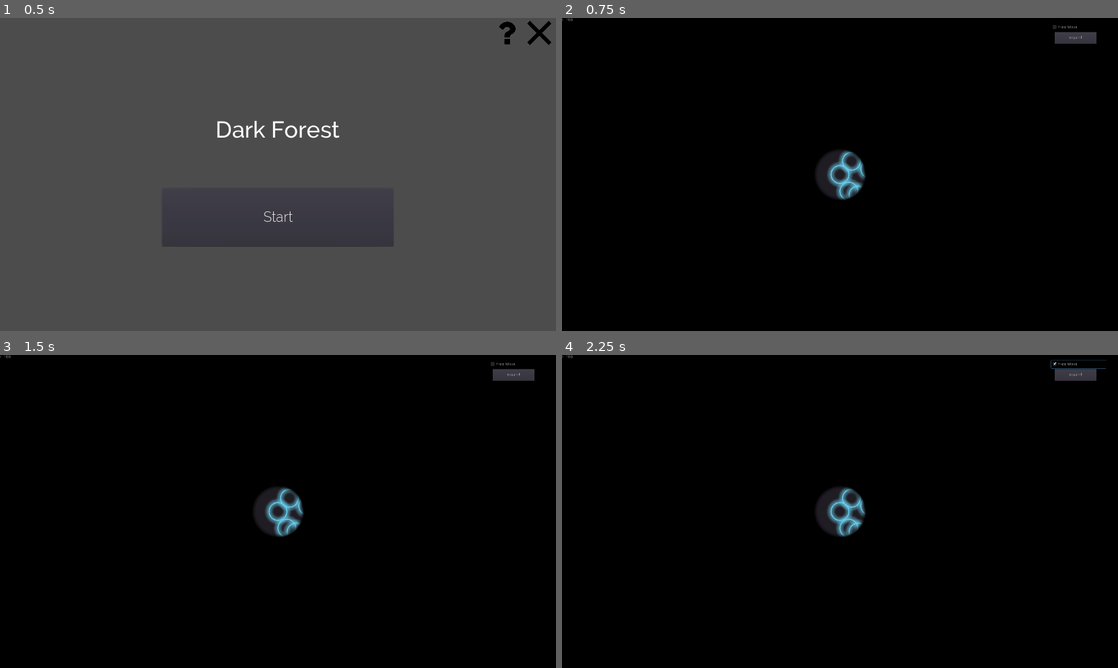
Above: before the commit, frames 1-4 (two rows, left to right).
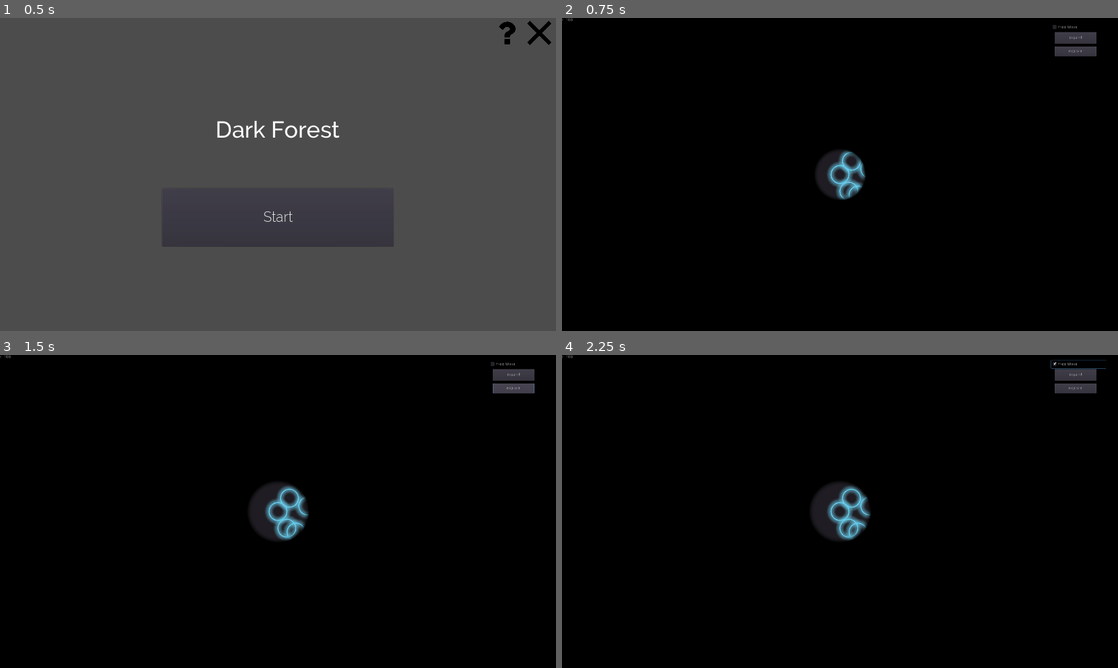
Above: after the commit, the same moments.

Repository: WeLoveGodot/GameOff2019
Game: Godot game, scene res://scene/Menu.tscn
The game is run twice, just before and just after one commit, with the same random seed, the same clock (stepped at 60 frames per second) and the same inputs.
Inputs (mouse positions are in pixels of both pictures, inside the frame that each line leads up to):
- Up to frame 1 (0.5 s): no input
- Up to frame 2 (0.75 s): click "Start" at 0.5 s
- Up to frame 3 (1.5 s): click (511, 389) at 1.25 s, where only the run after the commit has a clickable "explore"
- Up to frame 4 (2.25 s): click "Free Move" at 2 s

Frame 1 is identical in both runs. In frame 2, 0.2% of the frame differs, in the area x 88-97%, y 9-13%; in frame 3, 0.7%, in the area x 44-97%, y 9-60%; in frame 4, 0.7%.

Commit message:
feat(skill): add explore
赞美自己

Diff:
--- a/Global.gd
+++ b/Global.gd
@@ -77,11 +77,25 @@
 
 # 支持额外参数，一个dict，比如探索之类的用户输入可以从ui层, 或ai传入
 func explore_effect(planet, game, extra_param):
-  # var use_select_pos = extra_param.pos
-  pass
+	# user input from extra_param
+	var pos = extra_param.pos
+	var r = explore_r(planet)
+	var speed = explore_speed(planet)
+	if planet.is_me:
+		game.add_explore(r, speed, pos)
 
 func attack_effect(planet, game, extra_param):
-  pass
+	pass
+
+## special
+
+func explore_r(planet):
+	#TODO: game logic
+	return 120.0
+
+# 单位 距离 / 秒
+func explore_speed(planet):
+	return 100.0
 
 enum ESkill {
   ACC,
@@ -106,7 +120,7 @@
     name = "Explore",
     cost = funcref(self, "explore_cost"),
     distance = funcref(self, "explore_distance"),
-    effect = funcref(self, "explore_effect"),
+		effect = funcref(self, "explore_effect"),
   },
   ESkill.ATK : {
     name = "Attack",
--- a/scene/DebugUI.gd
+++ b/scene/DebugUI.gd
@@ -31,3 +31,13 @@
 
 func _on_ExpdButton_pressed():
 	game.get_node("Skill").use_skill(game.me, Global.ESkill.EXPD, null)
+
+
+func _on_ExprButton_pressed():
+	game.get_node("Skill").use_skill(
+		game.me,
+		Global.ESkill.EXPR,
+		{
+			pos = Vector2(500, 600)
+		}
+	)
--- /dev/null
+++ b/scene/Explore.gd
@@ -0,0 +1,28 @@
+extends Node2D
+
+var r = 0
+var target: Vector2
+var speed: float
+
+func _ready():
+  pass # Replace with function body.
+
+func launch(r, speed, start: Vector2, target: Vector2):
+  self.r = r
+  self.target = target
+  self.speed = speed
+  var t = $Tween
+  var dis = start.distance_to(target)
+  print("dis = ", dis)
+  var duration = dis / speed
+  t.interpolate_property(self, "position", start, target, duration, Tween.TRANS_LINEAR, Tween.TRANS_LINEAR)
+  t.interpolate_callback(self, duration, "on_reach")
+  t.start()
+
+func on_reach():
+  print("reach")
+  get_parent().remove_child(self)
+
+func _process(delta):
+  # print(self.position)
+  pass
--- /dev/null
+++ b/scene/Explore.tscn
@@ -0,0 +1,8 @@
+[gd_scene load_steps=2 format=2]
+
+[ext_resource path="res://scene/Explore.gd" type="Script" id=1]
+
+[node name="Explore" type="Node2D"]
+script = ExtResource( 1 )
+
+[node name="Tween" type="Tween" parent="."]
--- /dev/null
+++ b/scene/Explores.gd
@@ -0,0 +1,15 @@
+extends Node2D
+
+var Explore = preload("res://scene/Explore.tscn")
+
+func _ready():
+	pass # Replace with function body.
+
+func add_explore(r, speed, start: Vector2, target: Vector2):
+	var expr = Explore.instance()
+	expr.launch(r, speed, start, target)
+	add_child(expr)
+
+# Called every frame. 'delta' is the elapsed time since the previous frame.
+#func _process(delta):
+#	pass
--- a/scene/Game.gd
+++ b/scene/Game.gd
@@ -46,6 +46,9 @@
   me.is_me = true
   print("got me", me.position, me.field_radius)
 
+## skills
+func add_explore(r, speed, target):
+  $Explores.add_explore(r, speed, Vector2(0, 0), target)
 
 # Called every frame. 'delta' is the elapsed time since the previous frame.
 func _process(delta):
@@ -60,6 +63,8 @@
 func collect_holes():
   $Holes.clear_holes()
   $Holes.add_hole(me.field_radius, me.get_coor())
+  for node in $Explores.get_children():
+    $Holes.add_hole(node.r, node.get_position())
 
 func update_camera_zoom():
   var half_height = Global.EXRA_CAMERA_HEIGHT + Global.explore_distance(me)
--- a/scene/Game.tscn
+++ b/scene/Game.tscn
@@ -1,16 +1,17 @@
-[gd_scene load_steps=9 format=2]
+[gd_scene load_steps=10 format=2]
 
 [ext_resource path="res://scene/Game.gd" type="Script" id=1]
 [ext_resource path="res://scene/Skill.gd" type="Script" id=2]
 [ext_resource path="res://scene/Planets.gd" type="Script" id=3]
-[ext_resource path="res://resource/shader/new_shadermaterial.material" type="Material" id=4]
-[ext_resource path="res://resource/raw_fonts/Raleway/Raleway-Regular.ttf" type="DynamicFontData" id=5]
-[ext_resource path="res://scene/Holes.tscn" type="PackedScene" id=6]
-[ext_resource path="res://scene/DebugUI.gd" type="Script" id=7]
+[ext_resource path="res://scene/Explores.gd" type="Script" id=4]
+[ext_resource path="res://resource/shader/new_shadermaterial.material" type="Material" id=5]
+[ext_resource path="res://resource/raw_fonts/Raleway/Raleway-Regular.ttf" type="DynamicFontData" id=6]
+[ext_resource path="res://scene/Holes.tscn" type="PackedScene" id=7]
+[ext_resource path="res://scene/DebugUI.gd" type="Script" id=8]
 
 [sub_resource type="DynamicFont" id=1]
 size = 32
-font_data = ExtResource( 5 )
+font_data = ExtResource( 6 )
 
 [node name="Game" type="Node2D"]
 script = ExtResource( 1 )
@@ -28,12 +29,15 @@
 [node name="Planets" type="Node2D" parent="."]
 script = ExtResource( 3 )
 
+[node name="Explores" type="Node2D" parent="."]
+script = ExtResource( 4 )
+
 [node name="Camera" type="Camera2D" parent="."]
 current = true
 
 [node name="Fog" type="ColorRect" parent="."]
 visible = false
-material = ExtResource( 4 )
+material = ExtResource( 5 )
 margin_left = -2048.0
 margin_top = -2048.0
 margin_right = 2048.0
@@ -77,7 +81,15 @@
 margin_right = 1846.06
 margin_bottom = 88.4738
 text = "expand"
+
+[node name="ExprButton" type="Button" parent="DebugUI/DebugMenu"]
+margin_left = 1702.0
+margin_top = 98.0
+margin_right = 1845.0
+margin_bottom = 133.0
+text = "explore"
 [connection signal="debug_camera" from="DebugUI/DebugMenu" to="." method="_on_DebugMenu_debug_camera"]
 [connection signal="new_camera_scale" from="DebugUI/DebugMenu" to="." method="_on_DebugMenu_new_camera_scale"]
 [connection signal="toggled" from="DebugUI/DebugMenu/CheckBox" to="DebugUI/DebugMenu" method="_on_CheckBox_toggled"]
 [connection signal="pressed" from="DebugUI/DebugMenu/ExpdButton" to="DebugUI/DebugMenu" method="_on_ExpdButton_pressed"]
+[connection signal="pressed" from="DebugUI/DebugMenu/ExprButton" to="DebugUI/DebugMenu" method="_on_ExprButton_pressed"]
Not shown: 2 places in scene/Game.tscn that only renumber resources
